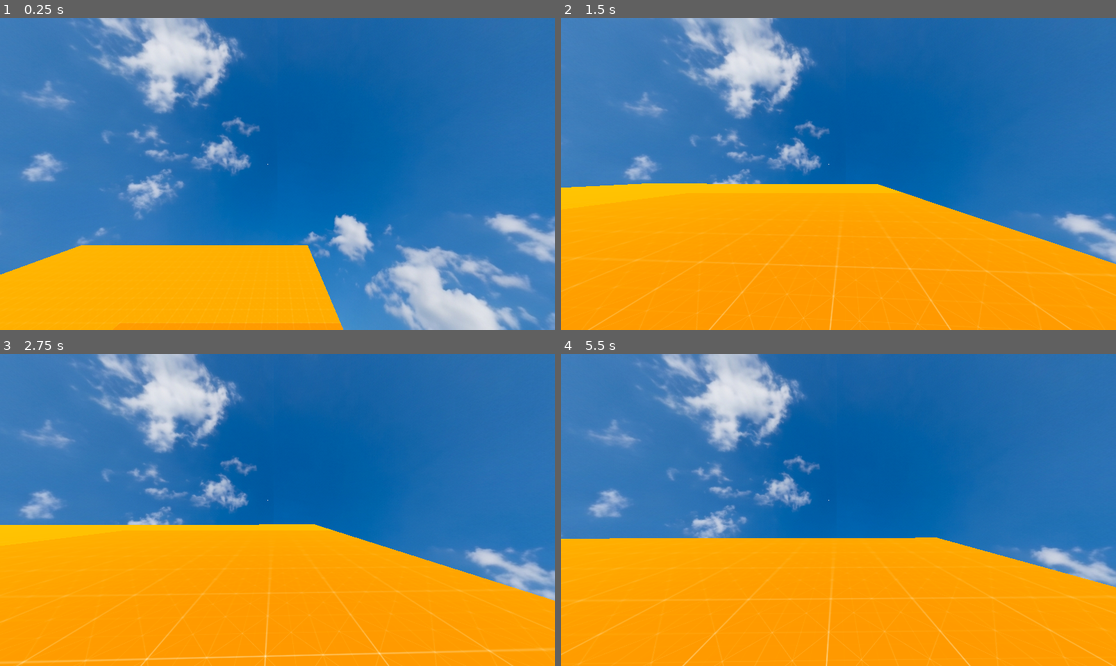
Above: before the commit, frames 1-4 (two rows, left to right).
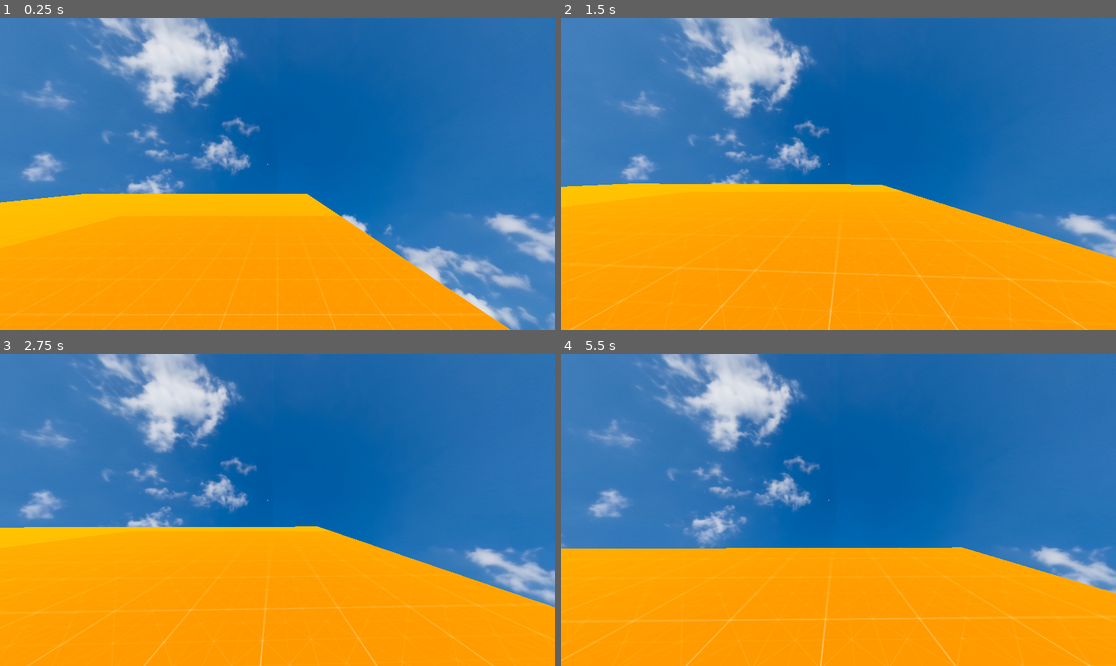
Above: after the commit, the same moments.

Repository: nevons/BEARTRAP
Game: Godot game, scene res://scenes/test.tscn
Two runs of this game, one before a commit and one after it. Both use one fixed random seed, a clock stepped at 60 frames per second and the inputs below. The project has no main scene, so this scene is started directly.
Inputs (mouse positions are in pixels of both pictures, inside the frame that each line leads up to):
- Up to frame 1 (0.25 s): no input
- Up to frame 2 (1.5 s): move the mouse to (866, 174) at 0.52 s; hold Shift (sprint) 0.53-1.28 s; hold W (forward) from 0.53 s (still down); tap 2 (flashlight, bound only after the commit) at 0.8, 1.35 s; move the mouse to (810, 174) at 1.27 s
- Up to frame 3 (2.75 s): keep holding W (forward); tap E (interact, bound only after the commit) at 1.55 s; move the mouse to (288, 503) at 2.02 s; hold E (interact, bound only after the commit) from 2.03 s (still down); tap 1 (mosin, bound only after the commit) at 2.3 s
- Up to frame 4 (5.5 s): keep holding W (forward); move the mouse to (832, 516) at 2.77 s; release E (interact, bound only after the commit) at 2.78 s; tap 1 (mosin, bound only after the commit) at 2.85, 5.3 s; tap Shift (sprint) at 3.05, 4.35 s; move the mouse to (877, 513) at 3.52 s; hold 2 (flashlight, bound only after the commit) 3.53-4.28 s; tap Ctrl (crouch) at 3.6 s; move the mouse to (794, 506) at 4.27 s; tap E (interact, bound only after the commit) at 4.55 s; move the mouse to (844, 510) at 5.02 s; hold 2 (flashlight, bound only after the commit) from 5.03 s (still down)

The runs differ from the first frame. In frame 1, 17% of the frame differs, in the area x 0-92%, y 56-100%; in frame 2, 3.0%; in frame 3, 2.8%; in frame 4, 4.4%.
Error after the commit: Invalid assignment of property or key 'visible' with value of type 'bool' on a base object of type 'null instance'. (res://scripts/hand_container.gd:16)

Commit message:
1.13
began adding the item switching

Diff:
--- a/project.godot
+++ b/project.godot
@@ -63,3 +63,23 @@
 "events": [Object(InputEventKey,"resource_local_to_scene":false,"resource_name":"","device":-1,"window_id":0,"alt_press …(195 unchanged characters)…
 ]
 }
+interact={
+"deadzone": 0.2,
+"events": [Object(InputEventKey,"resource_local_to_scene":false,"resource_name":"","device":-1,"window_id":0,"alt_pressed":false,"shift_pressed":false,"ctrl_pressed":false,"meta_pressed":false,"pressed":false,"keycode":0,"physical_keycode":69,"key_label":0,"unicode":101,"location":0,"echo":false,"script":null)
+]
+}
+mosin={
+"deadzone": 0.2,
+"events": [Object(InputEventKey,"resource_local_to_scene":false,"resource_name":"","device":-1,"window_id":0,"alt_pressed":false,"shift_pressed":false,"ctrl_pressed":false,"meta_pressed":false,"pressed":false,"keycode":0,"physical_keycode":49,"key_label":0,"unicode":49,"location":0,"echo":false,"script":null)
+]
+}
+flashlight={
+"deadzone": 0.2,
+"events": [Object(InputEventKey,"resource_local_to_scene":false,"resource_name":"","device":-1,"window_id":0,"alt_pressed":false,"shift_pressed":false,"ctrl_pressed":false,"meta_pressed":false,"pressed":false,"keycode":0,"physical_keycode":50,"key_label":0,"unicode":50,"location":0,"echo":false,"script":null)
+]
+}
+recharge={
+"deadzone": 0.2,
+"events": [Object(InputEventKey,"resource_local_to_scene":false,"resource_name":"","device":-1,"window_id":0,"alt_pressed":false,"shift_pressed":false,"ctrl_pressed":false,"meta_pressed":false,"pressed":false,"keycode":0,"physical_keycode":70,"key_label":0,"unicode":102,"location":0,"echo":false,"script":null)
+]
+}
--- a/scenes/PLAYER.tscn
+++ b/scenes/PLAYER.tscn
@@ -18,6 +18,7 @@
 [ext_resource type="AudioStream" uid="uid://cld05e08hxo8t" path="res://assets/audio/footstep_default/hardboot_generic2.wav" id="15_ua83o"]
 [ext_resource type="AudioStream" uid="uid://csncb6ckbufd3" path="res://assets/audio/footstep_default/hardboot_generic8.wav" id="16_0hybe"]
 [ext_resource type="AudioStream" uid="uid://dehl06l8ys77n" path="res://assets/audio/footstep_default/hardboot_generic5.wav" id="17_n38qo"]
+[ext_resource type="Script" uid="uid://bps77v42avmy2" path="res://scripts/hand_container.gd" id="18_ua83o"]
 
 [sub_resource type="CapsuleShape3D" id="CapsuleShape3D_a1u3h"]
 
@@ -154,9 +155,15 @@
 transform = Transform3D(1, 0, 0, 0, 1, 0, 0, 0, 1, 0, 0.266513, 0)
 
 [node name="Camera3D" type="Camera3D" parent="CharacterBody3D/Head"]
+transform = Transform3D(1, 0, 0, 0, 1, 0, 0, 0, 1, 0, 0.287777, 0)
 
 [node name="ReflectionProbe" type="ReflectionProbe" parent="CharacterBody3D/Head/Camera3D"]
 update_mode = 1
+
+[node name="InteractionRay" type="RayCast3D" parent="CharacterBody3D/Head/Camera3D"]
+
+[node name="HandContainer" type="Node3D" parent="CharacterBody3D/Head/Camera3D"]
+script = ExtResource("18_ua83o")
 
 [node name="AnimationPlayer" type="AnimationPlayer" parent="CharacterBody3D"]
 libraries = {
--- /dev/null
+++ b/scenes/mosin_pickup.tscn
@@ -0,0 +1,24 @@
+[gd_scene load_steps=5 format=3 uid="uid://d4bjudmbnjtbv"]
+
+[ext_resource type="Script" uid="uid://ddcgonkumnqp6" path="res://scripts/interactable.gd" id="1_bl4sb"]
+
+[sub_resource type="BoxMesh" id="BoxMesh_0bxen"]
+size = Vector3(0.1, 1, 0.1)
+
+[sub_resource type="StandardMaterial3D" id="StandardMaterial3D_bl4sb"]
+albedo_color = Color(0.75014, 0.584284, 0.372364, 1)
+
+[sub_resource type="BoxShape3D" id="BoxShape3D_oippa"]
+
+[node name="MosinPickup" type="Area3D"]
+script = ExtResource("1_bl4sb")
+item_name = "Mosin-Nagant"
+item_enum_id = 1
+
+[node name="MeshInstance3D" type="MeshInstance3D" parent="."]
+mesh = SubResource("BoxMesh_0bxen")
+surface_material_override/0 = SubResource("StandardMaterial3D_bl4sb")
+
+[node name="CollisionShape3D" type="CollisionShape3D" parent="."]
+transform = Transform3D(0.1, 0, 0, 0, 1, 0, 0, 0, 0.1, 0, 0, 0)
+shape = SubResource("BoxShape3D_oippa")
--- a/scenes/test.tscn
+++ b/scenes/test.tscn
@@ -38,7 +38,7 @@
 surface_material_override/0 = SubResource("StandardMaterial3D_errlg")
 
 [node name="player" parent="." instance=ExtResource("1_errlg")]
-transform = Transform3D(1, 0, 0, 0, 1, 0, 0, 0, 1, 11, 10, 6)
+transform = Transform3D(1, 0, 0, 0, 1, 0, 0, 0, 1, 11, 3.17369, 6)
 
 [node name="DirectionalLight3D" type="DirectionalLight3D" parent="."]
 transform = Transform3D(1, 0, 0, 0, -0.113342, 0.993556, 0, -0.993556, -0.113342, 0, 12.6984, 0)
--- a/scripts/PLAYER.gd
+++ b/scripts/PLAYER.gd
@@ -47,6 +47,8 @@
 @onready var headbbonker = $HEADBONKER
 @onready var footstep_player = $FootstepPlayer   # AudioStreamPlayer node
 @onready var footstep_ray   = $FootstepRay       # RayCast3D — target (0, -1.2, 0)
+@onready var interact_raycast = $Head/Camera3D/InteractionRayCast
+@onready var item_manager = $Head/Camera3D/HandContainer
 
 
 
@@ -72,8 +74,9 @@
 		else:
 			Input.set_mouse_mode(Input.MOUSE_MODE_CAPTURED)
 
-	#weapon switch
-
+	#item switch
+		if event.is_action_pressed("interact"):
+			try_interaction()
 
 
 func _physics_process(delta):
@@ -138,7 +141,7 @@
 
 	# Step timer runs independently — tune STEP_FREQ without touching bob or speed
 	# Step timer runs independently from headbob
-# Walking keeps normal pace, sprinting increases step frequency
+	# Walking keeps normal pace, sprinting increases step frequency
 
 	var step_speed_mult = 1.0
 
@@ -153,6 +156,15 @@
 		t_step = 0.0
 
 	_handle_footsteps(t_step, is_moving)
+
+
+func try_interaction():
+	if interact_raycast.is_colliding():
+		var collider = interact_raycast.get_collider()
+		if collider is Interactable:
+			# Connect the item picked up to your inventory/item manager
+			item_manager.unlock_and_equip_item(collider.item_enum_id)
+			collider.interact()
 
 
 # Smooth figure-8 style bob: vertical on every step, lateral on every two steps
--- /dev/null
+++ b/scripts/hand_container.gd
@@ -0,0 +1,50 @@
+extends Node3D
+
+enum EquippedItem { NONE, MOSIN, FLASHLIGHT }
+var current_item = EquippedItem.NONE
+
+# Track what the player has actually found in the cabin
+var has_mosin: bool = false
+var has_flashlight: bool = false
+
+@onready var mosin_mesh = $MosinMesh
+@onready var flashlight_mesh = $FlashlightMesh
+@onready var flashlight_light = $"../BeltPosition/FlashlightLight"
+
+func _ready():
+	# Turn everything off at the start of the game
+	flashlight_light.visible = false
+	update_item_visibility()
+
+func _unhandled_input(event):
+	# Only allow switching if the player actually owns the item
+	if event.is_action_pressed("mosin") and has_mosin:
+		switch_to(EquippedItem.MOSIN)
+	elif event.is_action_pressed("flashlight") and has_flashlight:
+		switch_to(EquippedItem.FLASHLIGHT)
+
+# Called by the player script when interacting with the props in the cabin
+func unlock_and_equip_item(item_id: int):
+	if item_id == EquippedItem.MOSIN:
+		has_mosin = true
+		switch_to(EquippedItem.MOSIN)
+		print("Mosin-Nagant acquired.")
+	elif item_id == EquippedItem.FLASHLIGHT:
+		has_flashlight = true
+		flashlight_light.visible = true # The belt light can now function
+		switch_to(EquippedItem.FLASHLIGHT)
+		print("Flashlight acquired.")
+
+func switch_to(new_item: EquippedItem):
+	current_item = new_item
+	update_item_visibility()
+
+	# Light placement logic (Hand vs Belt)
+	if current_item == EquippedItem.FLASHLIGHT:
+		flashlight_light.position = Vector3(0.2, -0.2, -0.4)
+	else:
+		flashlight_light.position = Vector3(0.2, -0.8, -0.2)
+
+func update_item_visibility():
+	mosin_mesh.visible = (current_item == EquippedItem.MOSIN)
+	flashlight_mesh.visible = (current_item == EquippedItem.FLASHLIGHT)
--- /dev/null
+++ b/scripts/interactable.gd
@@ -0,0 +1,15 @@
+class_name Interactable
+extends Area3D
+
+# This signal tells whoever is listening that this specific item was picked up
+signal interacted(item_type)
+
+@export var item_name: String = "Item"
+@export var item_enum_id: int = 0 # Matches the ItemManager's EquippedItem enum
+
+func prompt_text() -> String:
+	return "Press [E] to pick up " + item_name
+
+func interact():
+	emit_signal("interacted", item_enum_id)
+	queue_free() # Remove the physical prop from the cabin world
Not shown: 1 places in scenes/PLAYER.tscn that only renumber resources
Not shown, added: scripts/hand_container.gd.uid
Not shown, added: scripts/interactable.gd.uid
